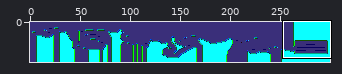
Sprite sheet -- src/recursos/lvlData/LEVEL1.png. The picture above shows the old version from afar; the outline marks the close-up.
Close-up. As it was:
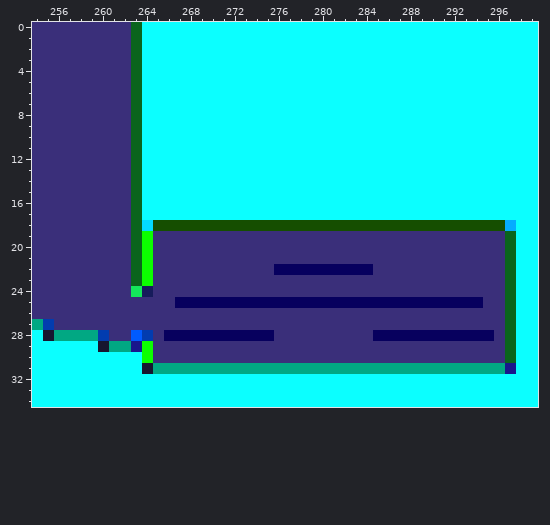
The file is 300x40 pixels. Colours within 5 levels of each other are drawn and written as one. Shown: x 254..299, y 0..34.
The result:
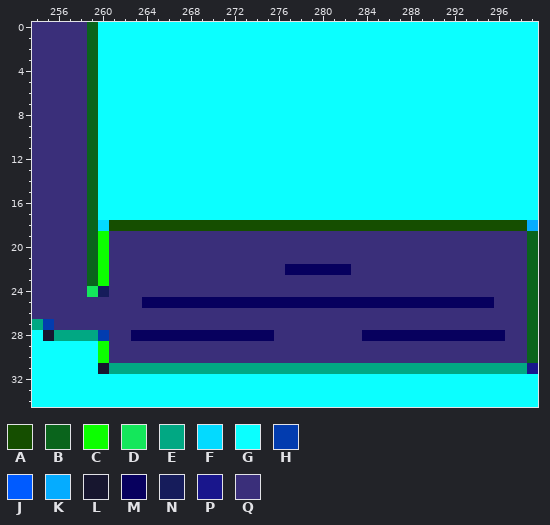
Palette (. is transparent): A #154e00  B #0a641c  C #0cff00  D #14e75b  E #01a883  F #03daff  G #0bffff  H #023caf  J #005bff  K #05acff  L #17162f  M #07005e  N #161c5b  P #19168c  Q #3a2f7a
What changed:
Changed rows in their new state; - is an unchanged pixel.
first column x 259:
 0 BGGGG------------------------------------
 1 BGGGG------------------------------------
 2 BGGGG------------------------------------
 3 BGGGG------------------------------------
 4 BGGGG------------------------------------
 5 BGGGG------------------------------------
 6 BGGGG------------------------------------
 7 BGGGG------------------------------------
 8 BGGGG------------------------------------
 9 BGGGG------------------------------------
10 BGGGG------------------------------------
11 BGGGG------------------------------------
12 BGGGG------------------------------------
13 BGGGG------------------------------------
14 BGGGG------------------------------------
15 BGGGG------------------------------------
16 BGGGG------------------------------------
17 BGGGG------------------------------------
18 BFAAAA--------------------------------AAK
19 BC--QQ--------------------------------QQB
20 BC--QQ--------------------------------QQB
21 BC--QQ--------------------------------QQB
22 BC--QQ-----------Q------QQ------------QQB
23 BC--QQ--------------------------------QQB
24 DN--QQ--------------------------------QQB
25 -----MMM----------------------------M-QQB
26 --------------------------------------QQB
27 --------------------------------------QQB
28 ----MMM------------------M-----------MQQB
29 -CQQQQ--------------------------------QQB
30 -CQQQQ--------------------------------QQB
31 -LEEEE--------------------------------EEP
